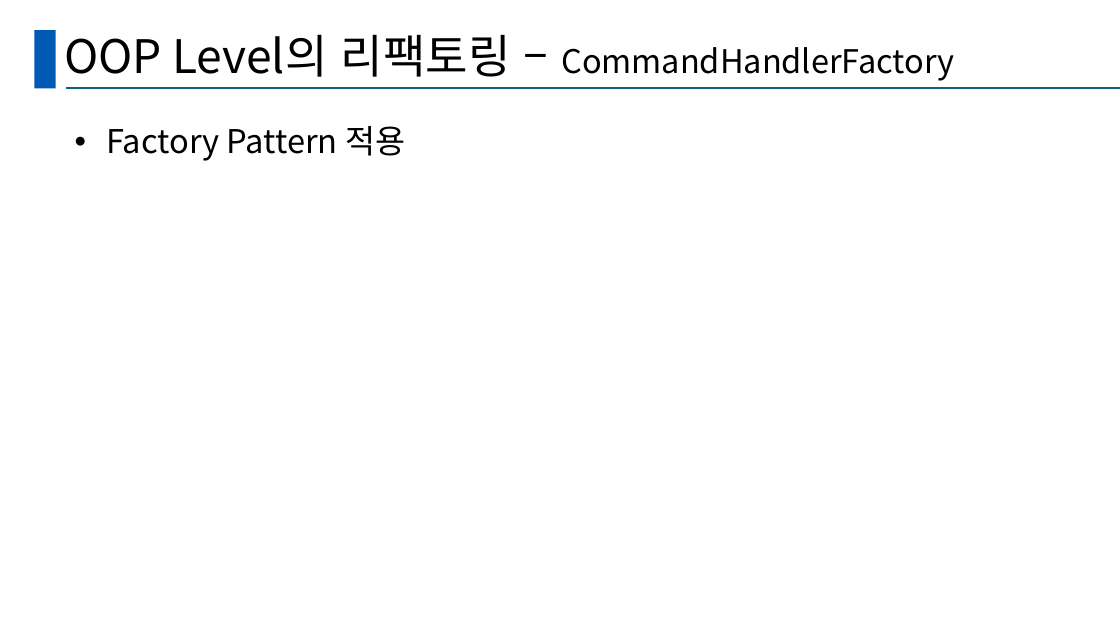
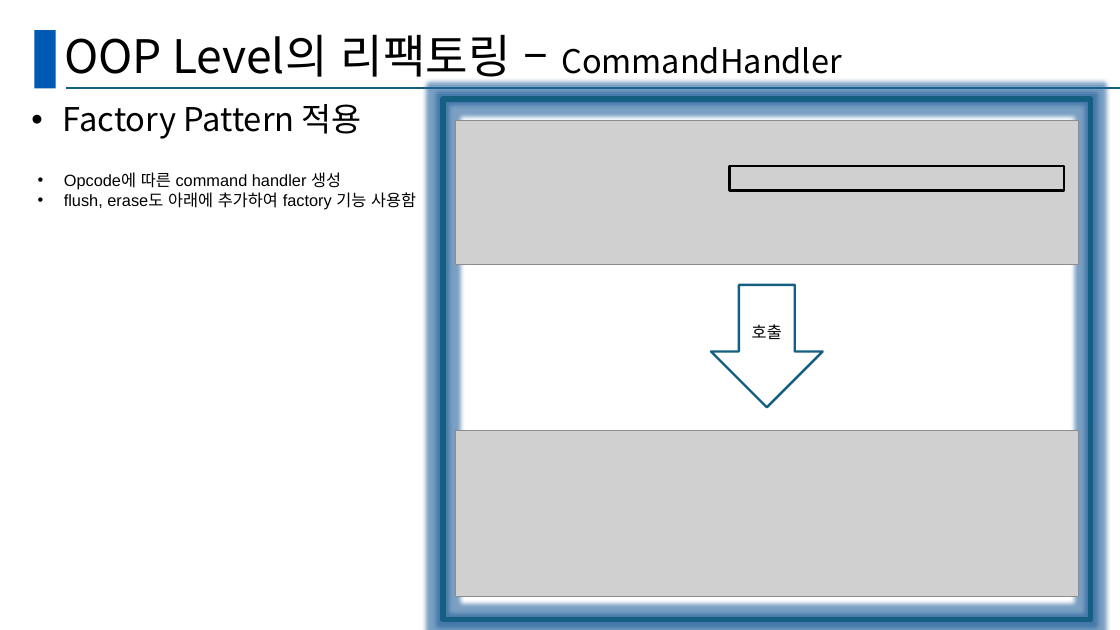
Before and after one commit to mhkim90/ssdproject-1234, a slide deck: slide 10 of 발표양식.pptx (slide 9 before the commit). Drawn at 1120x630 pixels with LibreOffice and Linux fonts; fonts in the diff are those of the drawing; grey boxes stand for pictures. Boxes give left, top, right and bottom in pixels: in the first picture for what was removed or moved away, otherwise in the second. Text is boxed around its words. In the diff, an @@ line names an element or a change of style, - is before the commit and + after.

Commit message:
dd

```diff
--- a/발표양식.pptx
+++ b/발표양식.pptx
@@ title at [64, 34, 842, 85]: text changed; size 27.9 to 39.6 pt @@
-OOP Level의 리팩토링 – CommandHandlerFactory
+OOP Level의 리팩토링 – CommandHandler
@@ text "Factory Pattern 적용": place and size @@
-text "Factory Pattern 적용" at [106, 126, 405, 161]
+text "Factory Pattern 적용" at [63, 104, 362, 139]
@@ rectangle added at [443, 99, 1091, 620], outline #156082 4.5 pt @@
@@ picture added at [455, 120, 1079, 265] @@
@@ text added at [64, 172, 416, 210], 14 pt, text #000000 @@
+• Opcode에 따른 command handler 생성
+• flush, erase도 아래에 추가하여 factory 기능 사용함
@@ rectangle added at [729, 166, 1065, 191], outline #000000 2 pt @@
@@ down arrow added at [711, 285, 823, 408], fill #FFFFFF, outline #156082 2 pt, 14 pt, text #000000 @@
+호출
@@ picture added at [455, 430, 1079, 597] @@
```
Also in this commit, not shown: 5 other slides changed, 1 slide added, 1 slide removed.
